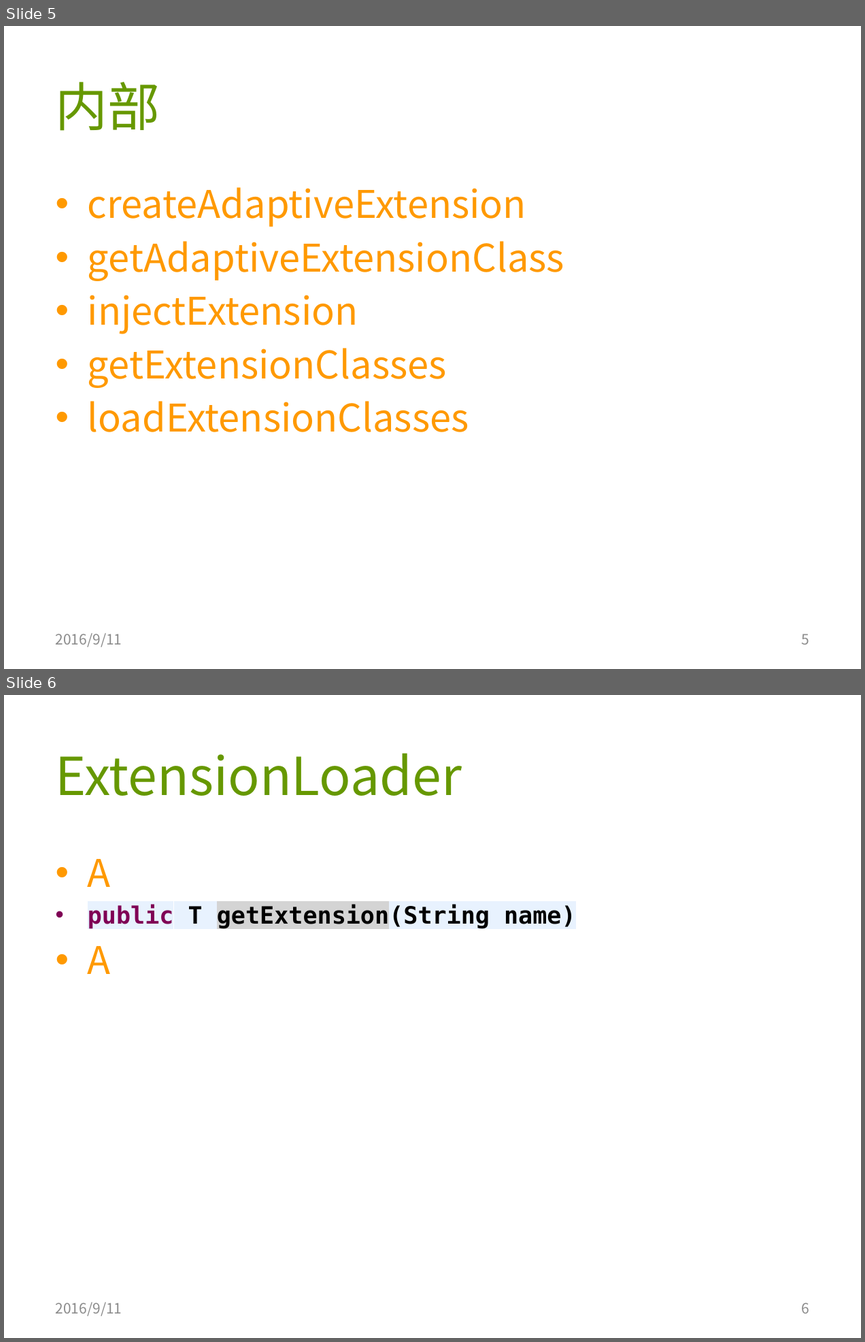
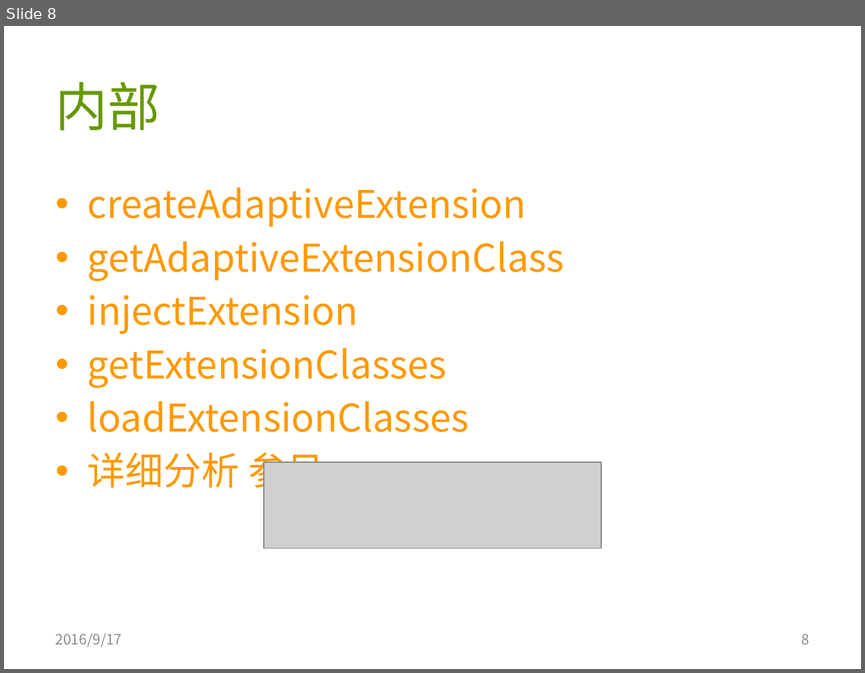
Before and after one commit to AmarRocks/demo, a slide deck: 04.dubbo_demo/document/dubbo源码分析3-扩展点.pptx. Shown one above the other, each under a label of ours: slides 5 and 6 before the commit, slide 8 after it. The pictures are 865x1342 and 865x673 pixels, drawn with LibreOffice and Linux fonts; fonts in the diff are those of the drawing; grey boxes stand for pictures. Boxes give left, top, right and bottom in pixels: in the first picture for what was removed or moved away, otherwise in the second. Text is boxed around its words. In the diff, an @@ line names an element or a change of style, - is before the commit and + after.

Commit message:
dubbo src study3 extension close

```diff
--- a/04.dubbo_demo/document/dubbo源码分析3-扩展点.pptx
+++ b/04.dubbo_demo/document/dubbo源码分析3-扩展点.pptx
@@ slide 6 removed at [4, 695, 861, 1338], background #FFFFFF @@
@@ title removed at [56, 753, 462, 796] @@
-ExtensionLoader
@@ text removed at [88, 859, 575, 974] @@
-• A
-• public T getExtension(String name)
-• A
@@ text removed at [56, 1302, 122, 1316] @@
-2016/9/11
@@ page number removed at [802, 1302, 810, 1313] @@
-6
@@ what was slide 5 is now slide 8 @@
@@ slide 8 changed as well @@
@@ text at [88, 446, 324, 495]: paragraph added @@
+• 详细分析 参见
@@ picture added at [264, 462, 601, 548] @@
@@ text at [56, 633, 122, 647]: text changed @@
-2016/9/11
+2016/9/17
@@ page number at [802, 633, 810, 644]: text changed @@
-5
+8
```
Also in this commit, not shown: 4 other slides changed, 3 slides added, 2 other files.
